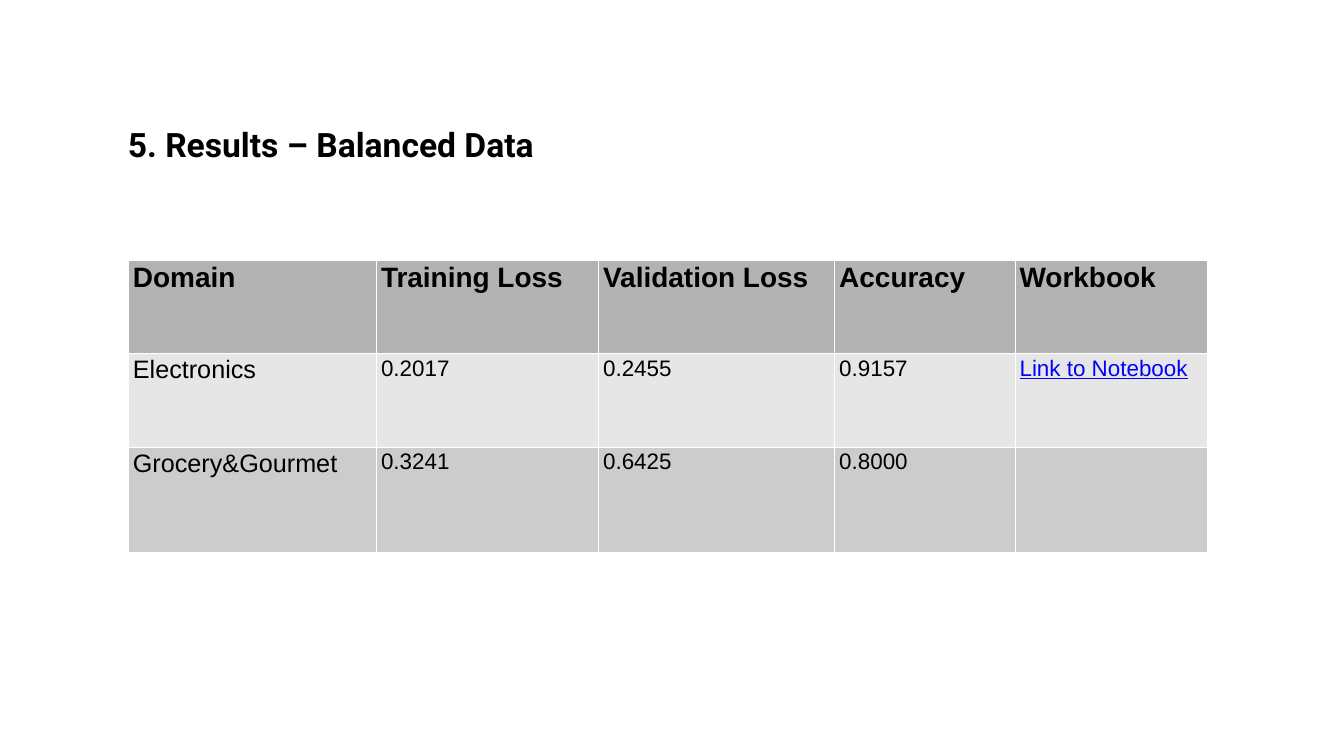
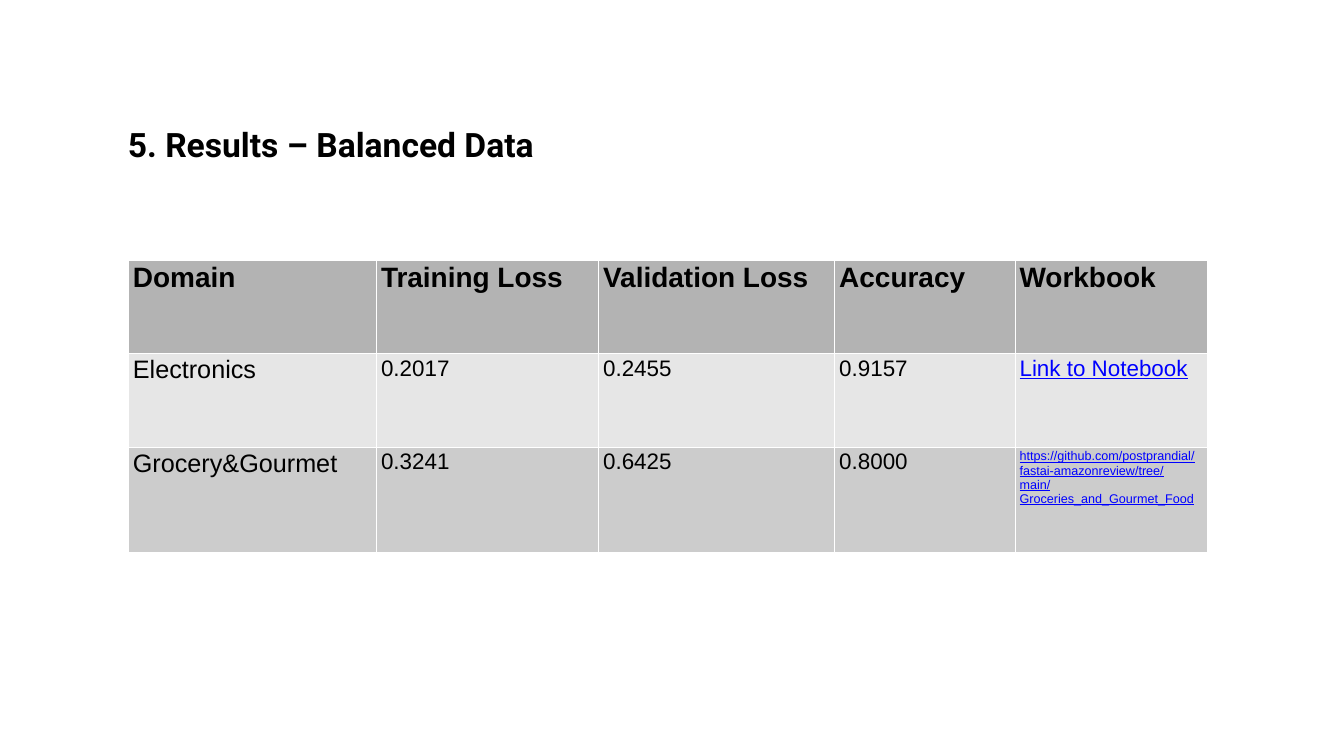
Before and after one commit to postprandial/fastai-amazonreview, a slide deck: slide 11 of Amazon_Review_Helpfulness_NLP-1-ONLINE.pptx. Drawn at 1344x756 pixels with LibreOffice and Linux fonts; fonts in the diff are those of the drawing. Boxes give left, top, right and bottom in pixels: in the first picture for what was removed or moved away, otherwise in the second. Text is boxed around its words. In the diff, an @@ line names an element or a change of style, - is before the commit and + after.

```diff
--- a/Amazon_Review_Helpfulness_NLP-1-ONLINE.pptx
+++ b/Amazon_Review_Helpfulness_NLP-1-ONLINE.pptx
@@ table at (128,260,1207,540) @@
-row 3, column 5: 
+row 3, column 5: https://github.com/postprandial/fastai-amazonreview/tree/main/Groceries_and_Gourmet_Food
```
Also in this commit, not shown: 1 other slide changed.
